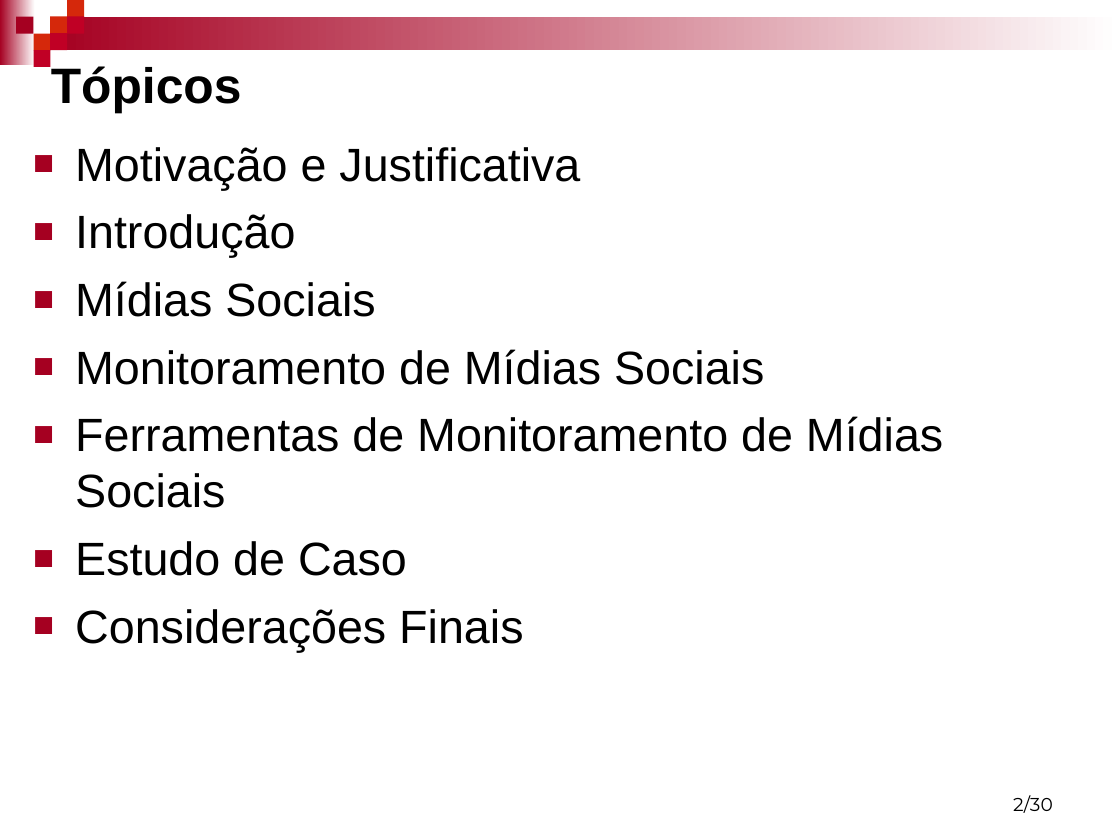
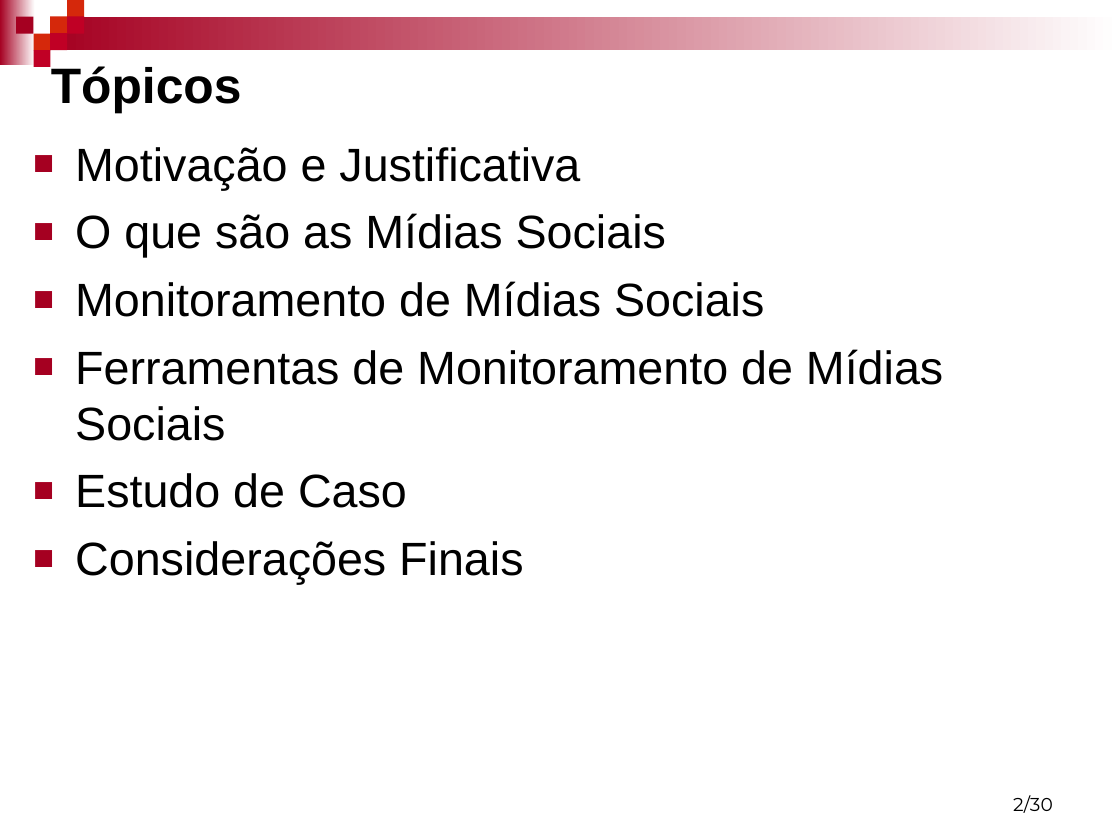
Before and after one commit to mfernado/my-project-socialmonitor, a slide deck: slide 2 of Artigo/Monitoramento de mídias Sociais - Marcos e Robson.ppt. Drawn at 1120x840 pixels with LibreOffice and Linux fonts; fonts in the diff are those of the drawing; background and template pictures are left out. Boxes give left, top, right and bottom in pixels: in the first picture for what was removed or moved away, otherwise in the second. Text is boxed around its words. In the diff, an @@ line names an element or a change of style, - is before the commit and + after.

```diff
--- a/Artigo/Monitoramento de mídias Sociais - Marcos e Robson.ppt
+++ b/Artigo/Monitoramento de mídias Sociais - Marcos e Robson.ppt
@@ text at bbox=[75, 213, 666, 258]: text changed @@
-■ Introdução
-■ Mídias Sociais
+■ O que são as Mídias Sociais
```
Also in this commit, not shown: 3 other slides changed, 1 slide removed.
